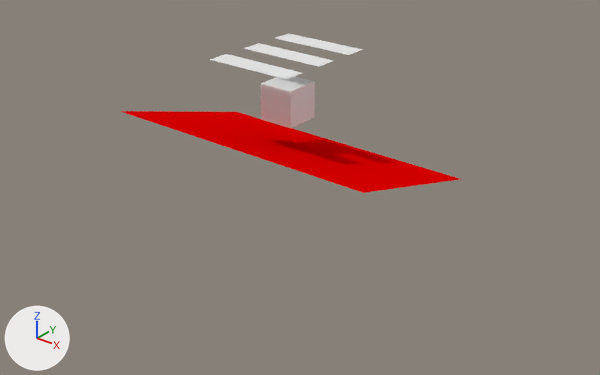
The Blender file cursor.blend, before and after one commit.
One viewpoint serves both versions: a 50 mm camera at (10.51, -12.73, 6.97) aimed at (0.57, -0.31, -0.73). Arrows for +X, +Y and +Z are at lower left; the lights stay in place.
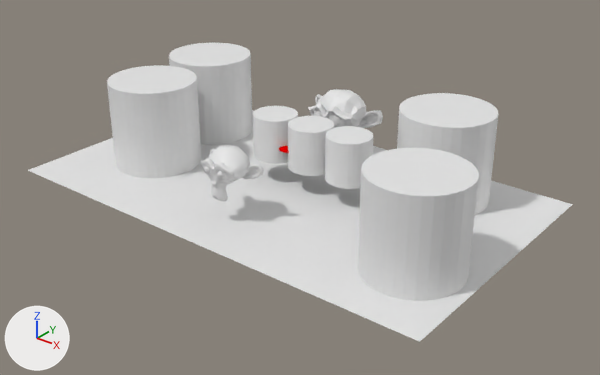
Patch to the scene script:
```diff
--- a/cursor.blend.py
+++ b/cursor.blend.py
@@ me_plane_007 @@
 me_plane_007.from_pydata(...)  # 4 vertices, 1 face; spans x -1.0..1.0, y -1.0..1.0, z 0.0
-me_plane_007.materials.append(mat_material_001)  # red #e70000
@@ ob_plane_007 @@
 ob_plane_007 = bpy.data.objects.new('Plane.007', me_plane_007)
-ob_plane_007.location = (0.0, 0.0, 0.0)
-ob_plane_007.rotation_euler = (-0.289, 0.0, 0.0)  # degrees (-17, 0, 0)
-ob_plane_007.scale = (3.22, 1.93, 2.01)
+ob_plane_007.location = (0.0, 0.0, -1.0)
+ob_plane_007.scale = (5.22, 3.08, 3.08)
@@ ob_plane_006 @@
-ob_plane_006 = bpy.data.objects.new('Plane.006', me_plane_006)
@@ ob_plane_005 @@
-ob_plane_005 = bpy.data.objects.new('Plane.005', me_plane_005)
@@ ob_plane_004 @@
-ob_plane_004 = bpy.data.objects.new('Plane.004', me_plane_004)
@@ ob_cube @@
-ob_cube = bpy.data.objects.new('Cube', me_cube)
@@ ob_sphere_001 @@
+ob_sphere_001 = bpy.data.objects.new('Sphere.001', me_sphere_001)  # a UV sphere (32 segments, 16 rings, poles along z) spanning x -1.0..1.0, y -1.0..1.0, z -5.25..-3.25; in mat_material_008 (red #e70000)
+ob_sphere_001.parent = ob_plane_001
+ob_sphere_001.location = (0.0, 0.0, 0.0)
+ob_sphere_001.scale = (0.2, 0.2, 0.0245)
@@ ob_suzanne @@
+ob_suzanne = bpy.data.objects.new('Suzanne', me_suzanne)  # 507 vertices, 500 faces; spans x -1.37..1.37, y -0.52..1.18, z -1.05..0.92
+ob_suzanne.location = (-0.06, -2.0, 0.04)
+ob_suzanne.scale = (0.524, 0.524, 0.524)
@@ ob_cylinder @@
+ob_cylinder = bpy.data.objects.new('Cylinder', me_cylinder)  # a 32-sided cylinder along z spanning x -1.0..1.0, y -1.0..1.0, z -1.0..1.0
+ob_cylinder.location = (-3.64, 1.4, 0.0)
@@ ob_cylinder_002 @@
+ob_cylinder_002 = bpy.data.objects.new('Cylinder.002', me_cylinder.copy())
+ob_cylinder_002.location = (2.89, 1.64, 0.0)
@@ ob_cylinder_003 @@
+ob_cylinder_003 = bpy.data.objects.new('Cylinder.003', me_cylinder.copy())
+ob_cylinder_003.location = (-3.29, -0.8, 0.0)
@@ ob_cylinder_004 @@
+ob_cylinder_004 = bpy.data.objects.new('Cylinder.004', me_cylinder.copy())
+ob_cylinder_004.location = (3.99, -1.29, 0.0)
@@ ob_cylinder_011 @@
+ob_cylinder_011 = bpy.data.objects.new('Cylinder.011', me_cylinder.copy())
+ob_cylinder_011.location = (1.4, 0.28, 0.0)
+ob_cylinder_011.scale = (0.492, 0.492, 0.492)
@@ ob_cylinder_001 @@
+ob_cylinder_001 = bpy.data.objects.new('Cylinder.001', me_cylinder.copy())
+ob_cylinder_001.location = (-0.59, 0.28, 0.0)
+ob_cylinder_001.scale = (0.492, 0.492, 0.492)
@@ ob_cylinder_005 @@
+ob_cylinder_005 = bpy.data.objects.new('Cylinder.005', me_cylinder.copy())
+ob_cylinder_005.location = (0.4, 0.27, 0.0)
+ob_cylinder_005.scale = (0.492, 0.492, 0.492)
@@ ob_suzanne_001 @@
+ob_suzanne_001 = bpy.data.objects.new('Suzanne.001', me_suzanne_001)  # 507 vertices, 500 faces; spans x -0.96..0.96, y -0.6..0.6, z -0.69..0.69
+ob_suzanne_001.location = (0.0, 1.86, 0.0)
```

What differs and where, as boxes (x1, y1, x2, y2) in the pictures (600 x 375 px):
'Plane.007', recoloured, moved, rescaled, turned
    before: (121, 111, 460, 193)
    after: (28, 110, 573, 342)
'Cylinder.004', added
    after: (358, 148, 479, 301)
'Cylinder.003', added
    after: (107, 65, 201, 178)
'Cylinder.002', added
    after: (397, 93, 499, 215)
'Cylinder', added
    after: (169, 43, 252, 145)
'Cylinder.011', added
    after: (325, 126, 373, 189)
'Cube', deleted
    before: (261, 76, 315, 128)
'Cylinder.005', added
    after: (288, 116, 334, 176)
'Cylinder.001', added
    after: (253, 106, 298, 164)
'Suzanne', added
    after: (200, 145, 263, 201)
'Suzanne.001', added
    after: (308, 89, 383, 128)
'Plane.006', deleted
    before: (210, 54, 302, 79)
'Plane.005', deleted
    before: (243, 43, 333, 67)
'Plane.004', deleted
    before: (276, 33, 363, 55)
'Sphere.001', added
    after: (279, 146, 289, 153)
